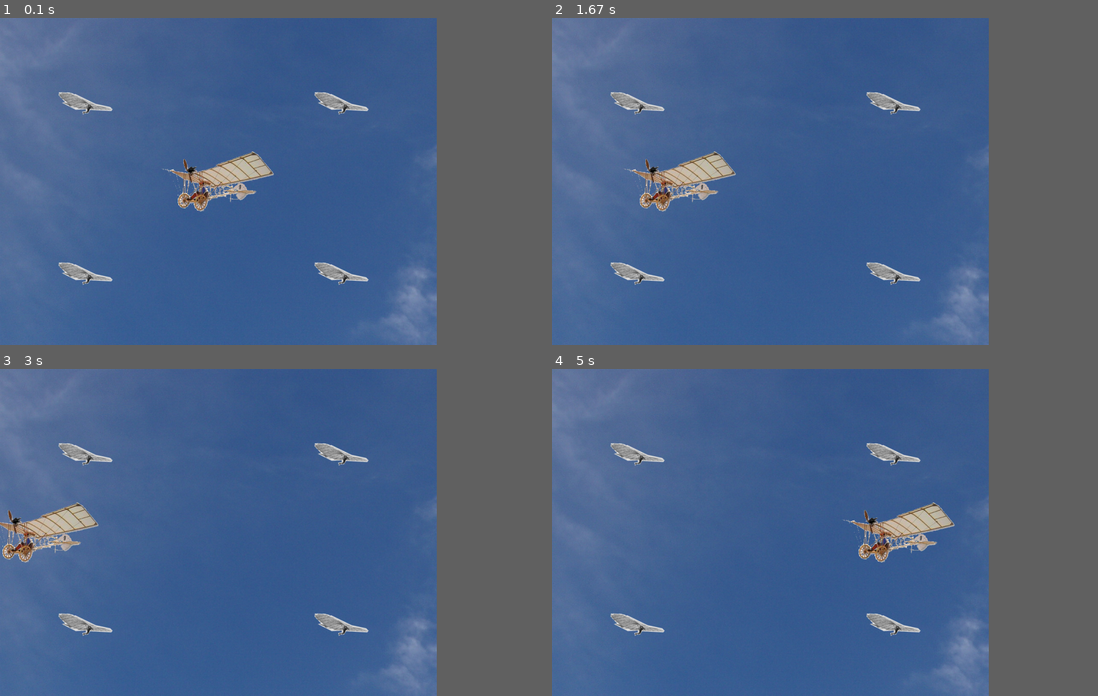
Above: before the commit, frames 1-4 (two rows, left to right).
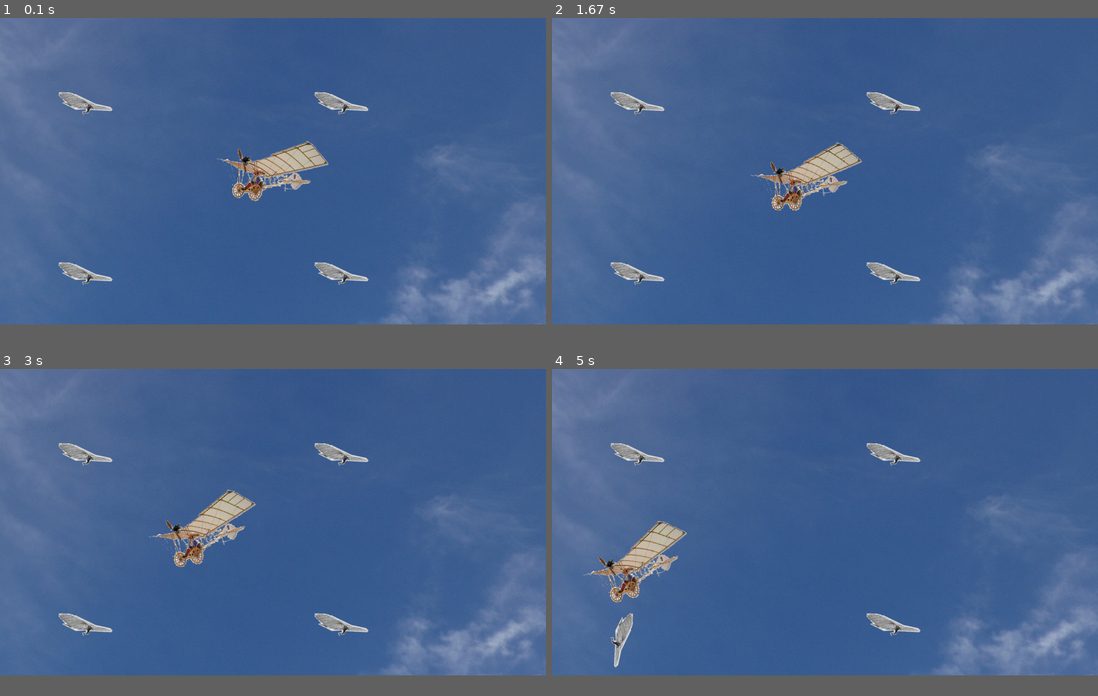
Above: after the commit, the same moments.

Repository: sugarlabs/myosa-examples
Game: pygame game, started from demoiselle.py
Two runs of this game, one before a commit and one after it. Both use one fixed random seed, a clock stepped at 60 frames per second and the inputs below.
Inputs:
- Up to frame 1 (0.1 s): no input
- Up to frame 2 (1.67 s): hold Up 0.33-0.8 s; hold - 0.83-1.13 s; hold Down 0.83-1.13 s; tap 8 at 0.98 s; hold Down 1.17-1.47 s; hold Up from 1.5 s (still down); tap 2 at 1.65 s
- Up to frame 3 (3 s): release Up at 1.87 s; hold Down 1.9-2.27 s; tap 8 at 2.05 s; tap = at 2.3 s; hold Up 2.63-2.93 s; tap 2 at 2.78 s; hold Down from 2.97 s (still down)
- Up to frame 4 (5 s): tap 8 at 3.12, 4.25 s; release Down at 3.27 s; hold Up 3.3-3.67 s; hold Down 3.7-4.07 s; tap 2 at 3.85, 4.92 s; hold Up 4.1-4.4 s; hold Down 4.43-4.73 s; hold Up from 4.77 s (still down)
In our replay, the window is 720x540 before the commit and 900x506 after it. These sizes can differ from the game's own. Grey fills any space a smaller window leaves; there, only what the larger window draws over its background counts as a difference.

The runs differ from the first frame. In frame 1, 7.8% of the frame differs, in the area x 4-100%, y 37-100%; in frame 2, 8.4%; in frame 3, 8.3%; in frame 4, 8.8%, in the area x 4-100%, y 38-100%.

Commit message:
polish up demoiselle, add sugargame

Diff:
--- a/demoiselle.py
+++ b/demoiselle.py
@@ -22,10 +22,52 @@
 
 import pygame, math, sys
 from pygame.locals import *
-screen = pygame.display.set_mode((1024, 768))
-background = pygame.image.load('sky.jpg')
-screen.blit(background, (0,0))
-clock = pygame.time.Clock()
+
+class Demoiselle:
+    def __init__(self):
+        self.background = pygame.image.load('sky.jpg')
+        self.screen = pygame.display.get_surface()
+        self.screen.blit(self.background, (0,0))
+        self.clock = pygame.time.Clock()
+
+        pads = [
+            PadSprite((200, 200)),
+            PadSprite((800, 200)),
+            PadSprite((200, 600)),
+            PadSprite((800, 600)),
+        ]
+        self. pad_group = pygame.sprite.RenderPlain(*pads)
+
+    def run(self):
+        rect = self.screen.get_rect()
+        airplane = AirplaneSprite('demoiselle.png', rect.center)
+        airplane_sprite = pygame.sprite.RenderPlain(airplane)
+        while 1:
+            deltat = self.clock.tick(30)
+            for event in pygame.event.get():
+                if not hasattr(event, 'key'):
+                    continue
+                down = event.type == KEYDOWN
+                if event.key == K_DOWN or event.key == K_KP2:
+                    airplane.joystick_back = down * 5
+                elif event.key == K_UP or event.key == K_KP8:
+                    airplane.joystick_forward = down * -5
+                elif event.key == K_EQUALS or event.key == K_KP_PLUS:
+                    airplane.throttle_up = down * 2
+                elif event.key == K_MINUS or event.key == K_KP_MINUS:
+                    airplane.throttle_down = down * -2
+                elif event.key == K_ESCAPE:
+                    sys.exit(0)
+
+            self.pad_group.clear(self.screen, self.background)
+            airplane_sprite.clear(self.screen, self.background)
+            collisions = pygame.sprite.spritecollide(airplane, self.pad_group,  False)
+            self.pad_group.update(collisions)
+            self.pad_group.draw(self.screen)
+            airplane_sprite.update(deltat)
+            airplane_sprite.draw(self.screen)
+            pygame.display.flip()
+
 class AirplaneSprite(pygame.sprite.Sprite):
     MAX_FORWARD_SPEED = 10
     MIN_FORWARD_SPEED = 1
@@ -39,29 +81,30 @@
         self.rect.center = self.position
         self.speed = 1
         self.direction = 0
-        self.k_left = self.k_right = self.k_down = self.k_up = 0
+        self.joystick_back = self.joystick_forward = self.throttle_down = self.throttle_up = 0
+
     def update(self, deltat):
-        # SIMULATION
-        self.speed += (self.k_up + self.k_down)
+        self.speed += (self.throttle_up + self.throttle_down)
         if self.speed > self.MAX_FORWARD_SPEED:
             self.speed = self.MAX_FORWARD_SPEED
         if self.speed < self.MIN_FORWARD_SPEED:
             self.speed = self.MIN_FORWARD_SPEED
-        self.direction += (self.k_right + self.k_left)
+        self.direction += (self.joystick_forward + self.joystick_back)
         x, y = self.position
         rad = self.direction * math.pi / 180
         x += -self.speed * math.cos(rad)
         y += -self.speed * math.sin(rad)
+        screen = pygame.display.get_surface()
         if y < 0:
-            y = 768
+            y = screen.get_height()
 
         if x < 0:
-            x = 1024
+            x = screen.get_width()
 
-        if x > 1024:
+        if x > screen.get_width():
             x = 0
 
-        if y > 768:
+        if y > screen.get_height():
             y = 0
         self.position = (x, y)
         self.image = pygame.transform.rotate(self.src_image, -self.direction)
@@ -82,40 +125,13 @@
         else:
             self.image = self.normal
 
-pads = [
-    PadSprite((200, 200)),
-    PadSprite((800, 200)),
-    PadSprite((200, 600)),
-    PadSprite((800, 600)),
-]
-pad_group = pygame.sprite.RenderPlain(*pads)
+# This function is called when the game is run directly from the command line:
+# ./demoiselle.py
+def main():
+    pygame.init()
+    pygame.display.set_mode((0, 0), pygame.RESIZABLE)
+    game = Demoiselle()
+    game.run()
 
-# CREATE AN AIRPLANE AND RUN
-rect = screen.get_rect()
-airplane = AirplaneSprite('demoiselle.png', rect.center)
-airplane_sprite = pygame.sprite.RenderPlain(airplane)
-while 1:
-    # USER INPUT
-    deltat = clock.tick(30)
-    for event in pygame.event.get():
-        if not hasattr(event, 'key'): continue
-        down = event.type == KEYDOWN
-        if event.key == K_RIGHT:
-            airplane.k_right = down * -5
-        elif event.key == K_LEFT:
-            airplane.k_left = down * 5
-        elif event.key == K_UP:
-            airplane.k_up = down * 2
-        elif event.key == K_DOWN:
-            airplane.k_down = down * -2
-        elif event.key == K_ESCAPE:
-            sys.exit(0)
-    # RENDERING
-    pad_group.clear(screen, background)
-    airplane_sprite.clear(screen, background)
-    collisions = pygame.sprite.spritecollide(airplane, pad_group,  False)
-    pad_group.update(collisions)
-    pad_group.draw(screen)
-    airplane_sprite.update(deltat)
-    airplane_sprite.draw(screen)
-    pygame.display.flip()
+if __name__ == '__main__':
+    main()
--- /dev/null
+++ b/sugargame/__init__.py
@@ -0,0 +1 @@
+__version__ = '1.0'
--- /dev/null
+++ b/sugargame/canvas.py
@@ -0,0 +1,56 @@
+import os
+import gtk
+import gobject
+import pygame
+import event
+
+CANVAS = None
+
+class PygameCanvas(gtk.EventBox):
+    def __init__(self, mainwindow):
+        gtk.EventBox.__init__(self)
+
+        global CANVAS
+        assert CANVAS == None, "Only one PygameCanvas can be created, ever."
+        CANVAS = self
+
+        self._mainwindow = mainwindow
+
+        self.set_flags(gtk.CAN_FOCUS)
+
+        self._socket = gtk.Socket()
+        self.add(self._socket)
+        self.show_all()
+
+    def run_pygame(self, main_fn):
+        # Run the main loop after a short delay.  The reason for the delay is that the
+        # Sugar activity is not properly created until after its constructor returns.
+        # If the Pygame main loop is called from the activity constructor, the
+        # constructor never returns and the activity freezes.
+        gobject.idle_add(self._run_pygame_cb, main_fn)
+
+    def _run_pygame_cb(self, main_fn):
+        assert pygame.display.get_surface() is None, "PygameCanvas.run_pygame can only be called once."
+
+        # Preinitialize Pygame with the X window ID.
+        assert pygame.display.get_init() == False, "Pygame must not be initialized before calling PygameCanvas.run_pygame."
+        os.environ['SDL_WINDOWID'] = str(self._socket.get_id())
+        pygame.init()
+
+        # Restore the default cursor.
+        self._socket.get_window().set_cursor(None)
+
+        # Initialize the Pygame window.
+        r = self.get_allocation()
+        pygame.display.set_mode((r.width, r.height), pygame.RESIZABLE)
+
+        # Hook certain Pygame functions with GTK equivalents.
+        translator = event.Translator(self._mainwindow, self)
+        translator.hook_pygame()
+
+        # Run the Pygame main loop.
+        main_fn()
+        return False
+
+    def get_pygame_widget(self):
+        return self._socket
--- /dev/null
+++ b/sugargame/event.py
@@ -0,0 +1,241 @@
+import gtk
+import gobject
+import pygame
+import pygame.event
+import logging
+
+class _MockEvent(object):
+    def __init__(self, keyval):
+        self.keyval = keyval
+
+class Translator(object):
+    key_trans = {
+        'Alt_L': pygame.K_LALT,
+        'Alt_R': pygame.K_RALT,
+        'Control_L': pygame.K_LCTRL,
+        'Control_R': pygame.K_RCTRL,
+        'Shift_L': pygame.K_LSHIFT,
+        'Shift_R': pygame.K_RSHIFT,
+        'Super_L': pygame.K_LSUPER,
+        'Super_R': pygame.K_RSUPER,
+        'KP_Page_Up' : pygame.K_KP9,
+        'KP_Page_Down' : pygame.K_KP3,
+        'KP_End' : pygame.K_KP1,
+        'KP_Home' : pygame.K_KP7,
+        'KP_Up' : pygame.K_KP8,
+        'KP_Down' : pygame.K_KP2,
+        'KP_Left' : pygame.K_KP4,
+        'KP_Right' : pygame.K_KP6,
+
+    }
+
+    mod_map = {
+        pygame.K_LALT: pygame.KMOD_LALT,
+        pygame.K_RALT: pygame.KMOD_RALT,
+        pygame.K_LCTRL: pygame.KMOD_LCTRL,
+        pygame.K_RCTRL: pygame.KMOD_RCTRL,
+        pygame.K_LSHIFT: pygame.KMOD_LSHIFT,
+        pygame.K_RSHIFT: pygame.KMOD_RSHIFT,
+    }
+
+    def __init__(self, mainwindow, inner_evb):
+        """Initialise the Translator with the windows to which to listen"""
+        self._mainwindow = mainwindow
+        self._inner_evb = inner_evb
+
+        # Enable events
+        self._mainwindow.set_events(
+            gtk.gdk.KEY_PRESS_MASK | \
+            gtk.gdk.KEY_RELEASE_MASK \
+        )
+
+        self._inner_evb.set_events(
+            gtk.gdk.POINTER_MOTION_MASK | \
+            gtk.gdk.POINTER_MOTION_HINT_MASK | \
+            gtk.gdk.BUTTON_MOTION_MASK | \
+            gtk.gdk.BUTTON_PRESS_MASK | \
+            gtk.gdk.BUTTON_RELEASE_MASK
+        )
+
+        self._mainwindow.set_flags(gtk.CAN_FOCUS)
+        self._inner_evb.set_flags(gtk.CAN_FOCUS)
+
+        # Callback functions to link the event systems
+        self._mainwindow.connect('unrealize', self._quit_cb)
+        self._inner_evb.connect('key_press_event', self._keydown_cb)
+        self._inner_evb.connect('key_release_event', self._keyup_cb)
+        self._inner_evb.connect('button_press_event', self._mousedown_cb)
+        self._inner_evb.connect('button_release_event', self._mouseup_cb)
+        self._inner_evb.connect('motion-notify-event', self._mousemove_cb)
+        self._inner_evb.connect('expose-event', self._expose_cb)
+        self._inner_evb.connect('configure-event', self._resize_cb)
+
+        # Internal data
+        self.__stopped = False
+        self.__keystate = [0] * 323
+        self.__button_state = [0,0,0]
+        self.__mouse_pos = (0,0)
+        self.__repeat = (None, None)
+        self.__held = set()
+        self.__held_time_left = {}
+        self.__held_last_time = {}
+        self.__tick_id = None
+
+    def hook_pygame(self):
+        pygame.key.get_pressed = self._get_pressed
+        pygame.key.set_repeat = self._set_repeat
+        pygame.mouse.get_pressed = self._get_mouse_pressed
+        pygame.mouse.get_pos = self._get_mouse_pos
+
+    def _expose_cb(self, event, widget):
+        pygame.event.post(pygame.event.Event(pygame.VIDEOEXPOSE))
+        return True
+
+    def _resize_cb(self, widget, event):
+        evt = pygame.event.Event(pygame.VIDEORESIZE,
+                                 size=(event.width,event.height), width=event.width, height=event.height)
+        pygame.event.post(evt)
+        return False # continue processing
+
+    def _quit_cb(self, data=None):
+        self.__stopped = True
+        pygame.event.post(pygame.event.Event(pygame.QUIT))
+
+    def _keydown_cb(self, widget, event):
+        key = event.keyval
+        if key in self.__held:
+            return True
+        else:
+            if self.__repeat[0] is not None:
+                self.__held_last_time[key] = pygame.time.get_ticks()
+                self.__held_time_left[key] = self.__repeat[0]
+            self.__held.add(key)
+
+        return self._keyevent(widget, event, pygame.KEYDOWN)
+
+    def _keyup_cb(self, widget, event):
+        key = event.keyval
+        if self.__repeat[0] is not None:
+            if key in self.__held:
+                # This is possibly false if set_repeat() is called with a key held
+                del self.__held_time_left[key]
+                del self.__held_last_time[key]
+        self.__held.discard(key)
+
+        return self._keyevent(widget, event, pygame.KEYUP)
+
+    def _keymods(self):
+        mod = 0
+        for key_val, mod_val in self.mod_map.iteritems():
+            mod |= self.__keystate[key_val] and mod_val
+        return mod
+
+    def _keyevent(self, widget, event, type):
+        key = gtk.gdk.keyval_name(event.keyval)
+        if key is None:
+            # No idea what this key is.
+            return False
+
+        keycode = None
+        if key in self.key_trans:
+            keycode = self.key_trans[key]
+        elif hasattr(pygame, 'K_'+key.upper()):
+            keycode = getattr(pygame, 'K_'+key.upper())
+        elif hasattr(pygame, 'K_'+key.lower()):
+            keycode = getattr(pygame, 'K_'+key.lower())
+        elif key == 'XF86Start':
+            # view source request, specially handled...
+            self._mainwindow.view_source()
+        else:
+            print 'Key %s unrecognized' % key
+
+        if keycode is not None:
+            if type == pygame.KEYDOWN:
+                mod = self._keymods()
+            self.__keystate[keycode] = type == pygame.KEYDOWN
+            if type == pygame.KEYUP:
+                mod = self._keymods()
+            ukey = unichr(gtk.gdk.keyval_to_unicode(event.keyval))
+            if ukey == '\000':
+                ukey = ''
+            evt = pygame.event.Event(type, key=keycode, unicode=ukey, mod=mod)
+            self._post(evt)
+
+        return True
+
+    def _get_pressed(self):
+        return self.__keystate
+
+    def _get_mouse_pressed(self):
+        return self.__button_state
+
+    def _mousedown_cb(self, widget, event):
+        self.__button_state[event.button-1] = 1
+        return self._mouseevent(widget, event, pygame.MOUSEBUTTONDOWN)
+
+    def _mouseup_cb(self, widget, event):
+        self.__button_state[event.button-1] = 0
+        return self._mouseevent(widget, event, pygame.MOUSEBUTTONUP)
+
+    def _mouseevent(self, widget, event, type):
+        evt = pygame.event.Event(type, button=event.button, pos=(event.x, event.y))
+        self._post(evt)
+        return True
+
+    def _mousemove_cb(self, widget, event):
+        # From http://www.learningpython.com/2006/07/25/writing-a-custom-widget-using-pygtk/
+        # if this is a hint, then let's get all the necessary
+        # information, if not it's all we need.
+        if event.is_hint:
+            x, y, state = event.window.get_pointer()
+        else:
+            x = event.x
+            y = event.y
+            state = event.state
+
+        rel = (x - self.__mouse_pos[0], y - self.__mouse_pos[1])
+        self.__mouse_pos = (x, y)
+
+        self.__button_state = [
+            state & gtk.gdk.BUTTON1_MASK and 1 or 0,
+            state & gtk.gdk.BUTTON2_MASK and 1 or 0,
+            state & gtk.gdk.BUTTON3_MASK and 1 or 0,
+        ]
+
+        evt = pygame.event.Event(pygame.MOUSEMOTION,
+                                 pos=self.__mouse_pos, rel=rel, buttons=self.__button_state)
+        self._post(evt)
+        return True
+
+    def _tick_cb(self):
+        cur_time = pygame.time.get_ticks()
+        for key in self.__held:
+            delta = cur_time - self.__held_last_time[key]
+            self.__held_last_time[key] = cur_time
+
+            self.__held_time_left[key] -= delta
+            if self.__held_time_left[key] <= 0:
+                self.__held_time_left[key] = self.__repeat[1]
+                self._keyevent(None, _MockEvent(key), pygame.KEYDOWN)
+
+        return True
+
+    def _set_repeat(self, delay=None, interval=None):
+        if delay is not None and self.__repeat[0] is None:
+            self.__tick_id = gobject.timeout_add(10, self._tick_cb)
+        elif delay is None and self.__repeat[0] is not None:
+            gobject.source_remove(self.__tick_id)
+        self.__repeat = (delay, interval)
+
+    def _get_mouse_pos(self):
+        return self.__mouse_pos
+
+    def _post(self, evt):
+        try:
+            pygame.event.post(evt)
+        except pygame.error, e:
+            if str(e) == 'Event queue full':
+                print "Event queue full!"
+                pass
+            else:
+                raise e
